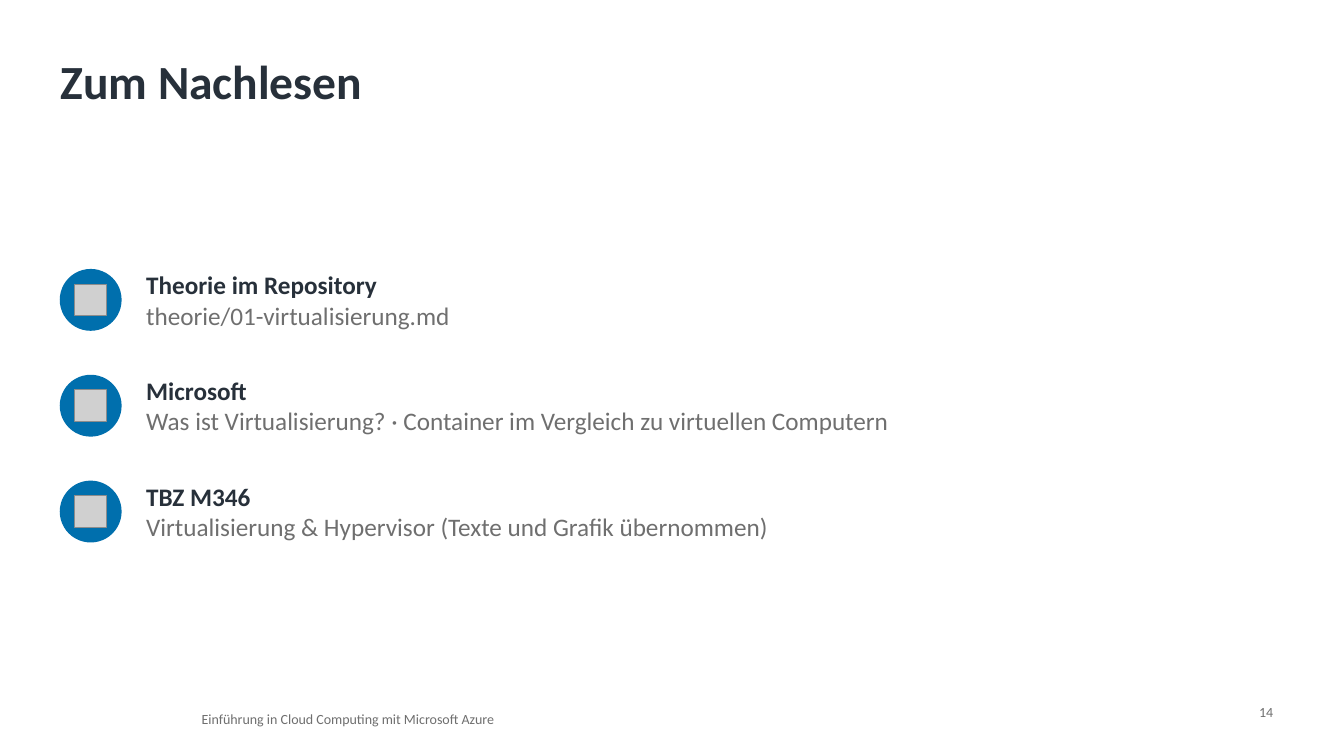
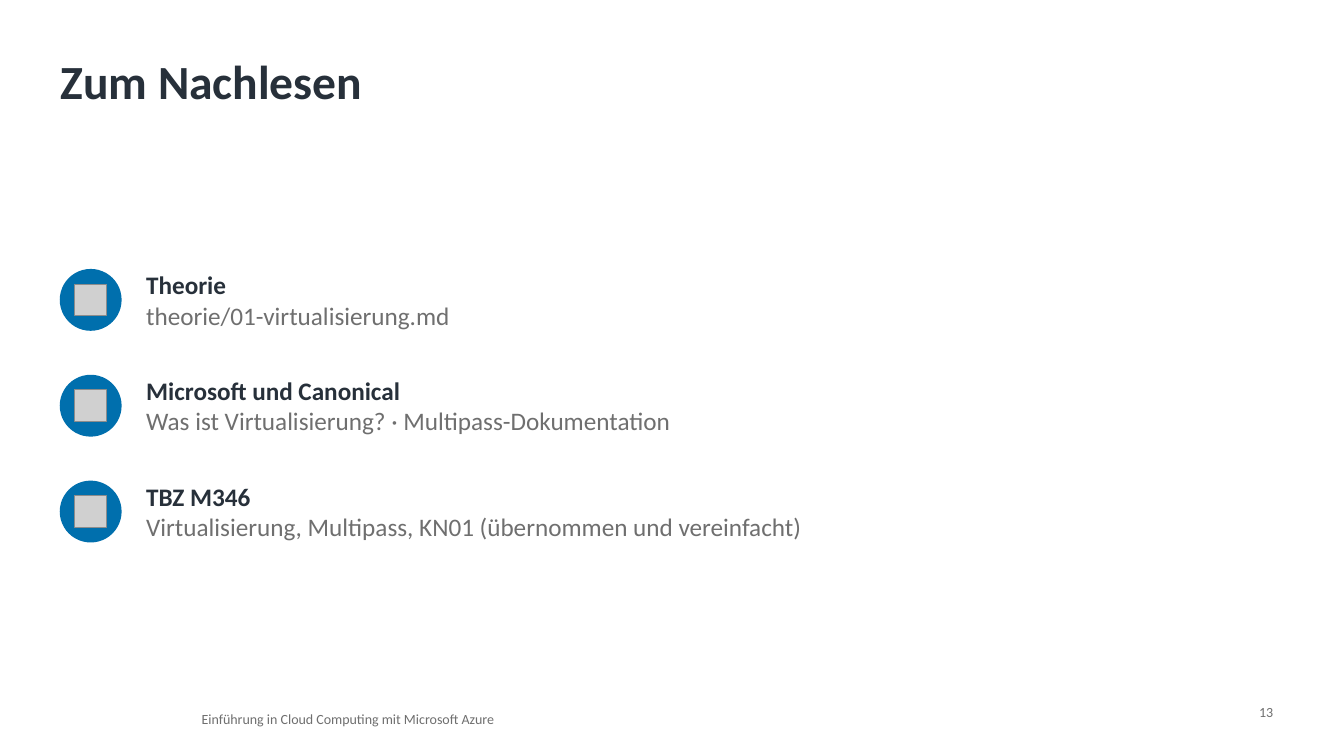
Before and after one commit to pat-teacher/azure-basics-training, a slide deck: slide 13 of praesentationen/input-01-virtualisierung.pptx (slide 14 before the commit). Drawn at 1344x756 pixels with LibreOffice and Linux fonts; fonts in the diff are those of the drawing; grey boxes stand for pictures; background and template pictures are left out. Boxes give left, top, right and bottom in pixels: in the first picture for what was removed or moved away, otherwise in the second. Text is boxed around its words. In the diff, an @@ line names an element or a change of style, - is before the commit and + after.

Commit message:
Update course materials for Azure VM and networking concepts
- Revised the comparison table for Azure VM components to align with Multipass terminology.
- Updated the SSH key reference in the Azure Compute section to reflect the correct assignment.
- Modified the networking problem-solving statement in the Azure Networking section for clarity.
- Adjusted the learning objectives in the Automation section to specify tools used.
- Enhanced the README to include additional topics covered in the virtualization chapter.
- Updated the VM networking diagram to reflect accurate IP addresses and descriptions.
- Revised the diagram generation script to match the updated networking diagram.
- Adjusted presentation content to reflect changes in course structure and objectives.

```diff
--- a/praesentationen/input-01-virtualisierung.pptx
+++ b/praesentationen/input-01-virtualisierung.pptx
@@ text at (146,276,226,294): text changed @@
-Theorie im Repository
+Theorie
@@ text at (146,382,670,435): text changed @@
-Microsoft
-Was ist Virtualisierung? · Container im Vergleich zu virtuellen Computern
+Microsoft und Canonical
+Was ist Virtualisierung? · Multipass-Dokumentation
@@ text at (146,518,801,541): text changed @@
-Virtualisierung & Hypervisor (Texte und Grafik übernommen)
+Virtualisierung, Multipass, KN01 (übernommen und vereinfacht)
@@ page number at (1259,708,1273,717): text changed @@
-14
+13
```
Also in this commit, not shown: 6 other slides changed, 3 slides added, 4 slides removed, 52 other files.
